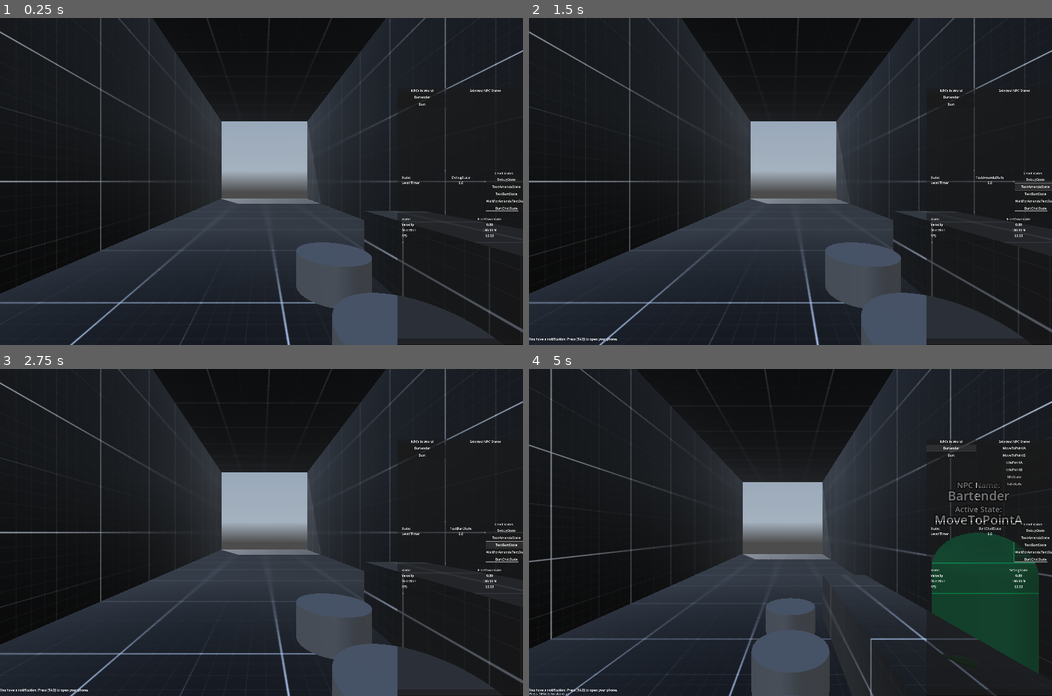
Above: before the commit, frames 1-4 (two rows, left to right).
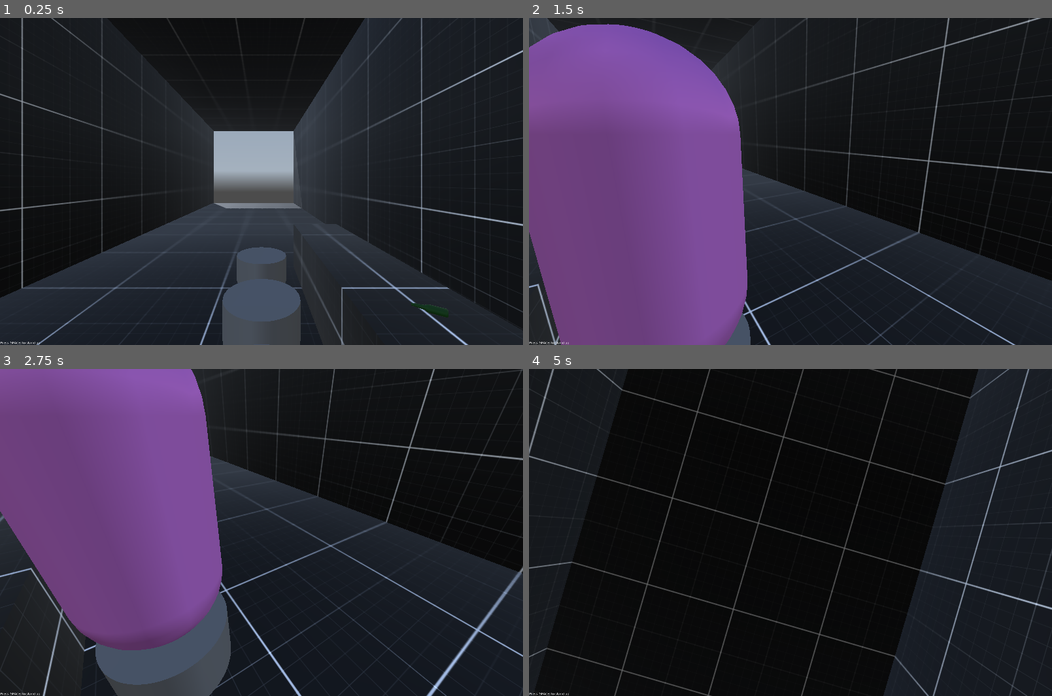
Above: after the commit, the same moments.

Repository: LucasMc17/One-Man-s-Trash
Game: Godot game, scene res://levels/level_01/root.tscn
Same seed, same stepped clock (60 frames per second), same inputs: the game is played once before the commit and once after it. A sky picture missing from this copy of the repository is replaced by a grey-blue gradient.
Inputs (mouse positions are in pixels of both pictures, inside the frame that each line leads up to):
- Up to frame 1 (0.25 s): no input
- Up to frame 2 (1.5 s): click (1036, 178) at 0.5 s, where only the run before the commit has a clickable "DebugState"; click (1036, 188) at 1.25 s, where only the run before the commit has a clickable "TextAmandaState"
- Up to frame 3 (2.75 s): click (507, 545) at 2 s, where only the run before the commit has a clickable "TextBartState"
- Up to frame 4 (5 s): click (1036, 552) at 2.75 s, where only the run before the commit has a clickable "WaitForAmandaTextState"; click (1036, 558) at 3.5 s, where only the run before the commit has a clickable "BartChatState"; click (952, 447) at 4.25 s, where only the run before the commit has a clickable "Bartender"

The runs differ from the first frame. In frame 1, 17% of the frame differs, in the area x 0-100%, y 0-100%; in frame 2, 56%; in frame 3, 57%; in frame 4, 52%.

Commit message:
first few beats of level

Diff:
--- a/globals/events.gd
+++ b/globals/events.gd
@@ -9,3 +9,9 @@
 
 ## Signal fired when the current level is loaded completely
 signal level_loaded()
+
+## Signal fired when a player's conversation is ended
+signal conversation_ended(npc : NPC)
+
+## Signal fired when a player's text conversation ends
+signal texting_ended(contact : TextContact)
--- a/globals/global_node.tscn
+++ b/globals/global_node.tscn
@@ -12,4 +12,4 @@
 
 [node name="Debug" type="Node" parent="."]
 script = ExtResource("2_u1vfw")
-debug_override = "ON"
+debug_override = "OFF"
--- a/levels/level_01/root.tscn
+++ b/levels/level_01/root.tscn
@@ -12,6 +12,7 @@
 [ext_resource type="Script" uid="uid://dvwhpd62w54hn" path="res://levels/states/level_texting_state.gd" id="10_06tnj"]
 [ext_resource type="Resource" uid="uid://dv8ce25mon2xc" path="res://assets/resources/contacts/amanda_contact.tres" id="11_v74tu"]
 [ext_resource type="Resource" uid="uid://dq4emaufqar8g" path="res://assets/resources/text_messages/amanda_texts_01.tres" id="12_e1ace"]
+[ext_resource type="Script" uid="uid://d0jnhn152jsa0" path="res://levels/level_01/states/wait_for_amanda_text_state.gd" id="13_dv2dd"]
 [ext_resource type="Resource" uid="uid://ddfh7v57htm4s" path="res://assets/resources/contacts/bart_contact.tres" id="13_xjxtq"]
 [ext_resource type="Script" uid="uid://6ijnyw0ae7iu" path="res://levels/level_01/states/bart_chat_state.gd" id="14_dv2dd"]
 [ext_resource type="Resource" uid="uid://b28n4idy1lf3m" path="res://assets/resources/text_messages/bart_texts_01.tres" id="14_x43fk"]
@@ -20,10 +21,10 @@
 
 [sub_resource type="Curve3D" id="Curve3D_dv2dd"]
 _data = {
-"points": PackedVector3Array(0, 0, 0, 0, 0, 0, 0, 0, 0, 0, 0, 0, 0, 0, 0, 0, 0, 6, 0, 0, 0, 0, 0, 0, 3, 0, 9, 0, 0, 0, 0, 0, 0, 3, 0, 15),
-"tilts": PackedFloat32Array(0, 0, 0, 0)
+"points": PackedVector3Array(0, 0, 0, 0, 0, 0, 0, 0, 6, 0, 0, 0, 0, 0, 0, 3, 0, 9, 0, 0, 0, 0, 0, 0, 3, 0, 15),
+"tilts": PackedFloat32Array(0, 0, 0)
 }
-point_count = 4
+point_count = 3
 
 [node name="Node3D" type="Node3D"]
 script = ExtResource("1_06tnj")
@@ -84,33 +85,41 @@
 [node name="StateMachine" type="Node" parent="." node_paths=PackedStringArray("CURRENT_STATE")]
 unique_name_in_owner = true
 script = ExtResource("7_e1ace")
-CURRENT_STATE = NodePath("DebugState")
+CURRENT_STATE = NodePath("BartChat")
 metadata/_custom_type_script = "uid://cau1wg8ulku16"
 
 [node name="DebugState" type="Node" parent="StateMachine"]
 script = ExtResource("8_34nx1")
 metadata/_custom_type_script = "uid://cl72tt8fe8l65"
 
-[node name="TextAmandaState" type="Node" parent="StateMachine"]
+[node name="TextAmandaState" type="Node" parent="StateMachine" node_paths=PackedStringArray("NEXT_STATE")]
 script = ExtResource("10_06tnj")
 CONTACT = ExtResource("11_v74tu")
 NEW_EXCHANGE = ExtResource("12_e1ace")
+NEXT_STATE = NodePath("../WaitForBartText")
 metadata/_custom_type_script = "uid://dvwhpd62w54hn"
 
-[node name="TextBartState" type="Node" parent="StateMachine"]
+[node name="TextBartState" type="Node" parent="StateMachine" node_paths=PackedStringArray("NEXT_STATE")]
 script = ExtResource("10_06tnj")
 CONTACT = ExtResource("13_xjxtq")
 NEW_EXCHANGE = ExtResource("14_x43fk")
+NEXT_STATE = NodePath("../DebugState")
 metadata/_custom_type_script = "uid://dvwhpd62w54hn"
 
-[node name="WaitForAmandaTextState" type="Node" parent="StateMachine" node_paths=PackedStringArray("TIMER", "NEXT_STATE")]
-script = ExtResource("15_x43fk")
+[node name="WaitForAmandaText" type="Node" parent="StateMachine" node_paths=PackedStringArray("TIMER", "NEXT_STATE")]
+script = ExtResource("13_dv2dd")
 TIMER = NodePath("../../LevelTimer")
 NEXT_STATE = NodePath("../TextAmandaState")
 metadata/_custom_type_script = "uid://daxt11k50236q"
 
-[node name="BartChatState" type="Node" parent="StateMachine"]
+[node name="BartChat" type="Node" parent="StateMachine"]
 script = ExtResource("14_dv2dd")
+
+[node name="WaitForBartText" type="Node" parent="StateMachine" node_paths=PackedStringArray("TIMER", "NEXT_STATE")]
+script = ExtResource("15_x43fk")
+TIMER = NodePath("../../LevelTimer")
+NEXT_STATE = NodePath("../TextBartState")
+metadata/_custom_type_script = "uid://daxt11k50236q"
 
 [node name="LevelTimer" type="Timer" parent="."]
 
--- a/levels/level_01/states/bart_chat_state.gd
+++ b/levels/level_01/states/bart_chat_state.gd
@@ -1,6 +1,7 @@
 extends LevelState
 
 func enter(previous_state, ext):
+	Events.conversation_ended.connect(_on_conversation_ended)
 	super(previous_state, ext)
 	var bart = Global.NPCS.Bart
 	var player_chair = Global.IMPORTANT_SCENES.PlayerChair
@@ -9,3 +10,12 @@
 	Global.PLAYER.global_position = player_chair.SIT_MARKER.global_position
 	Global.PLAYER.current_state.transition('SittingState', { "seat": player_chair })
 	bart.current_state.transition('SittingState', { "seat": bart_chair })
+
+func exit():
+	super()
+	Events.conversation_ended.disconnect(_on_conversation_ended)
+
+func _on_conversation_ended(npc : NPC):
+	if npc == Global.NPCS.Bart:
+		Global.log('bart chat ended')
+		transition('WaitForAmandaText')
--- /dev/null
+++ b/levels/level_01/states/wait_for_amanda_text_state.gd
@@ -0,0 +1,5 @@
+extends LevelWaitState
+
+func enter(previous_state, ext):
+	super(previous_state, ext)
+	Global.NPCS.Bart.current_state.transition('GoToBathroom')
--- a/levels/states/level_texting_state.gd
+++ b/levels/states/level_texting_state.gd
@@ -2,7 +2,16 @@
 
 @export var CONTACT : TextContact
 @export var NEW_EXCHANGE : MessageList
+@export var NEXT_STATE : LevelState
 
 func enter(previous_state, ext):
 	super(previous_state, ext)
 	Events.text_received.emit(CONTACT, NEW_EXCHANGE)
+	Events.texting_ended.connect(_on_texting_ended)
+
+func exit():
+	Events.texting_ended.disconnect(_on_texting_ended)
+
+func _on_texting_ended(contact : TextContact):
+	if contact == CONTACT:
+		transition(NEXT_STATE.name)
--- a/levels/states/level_wait_state.gd
+++ b/levels/states/level_wait_state.gd
@@ -5,16 +5,18 @@
 @export var NEXT_STATE : LevelState
 @export var NEXT_STATE_EXTENSION := {}
 
-func _ready():
-	TIMER.timeout.connect(_on_timer_timeout)
-
 func enter(previous_state, ext):
 	super(previous_state, ext)
-	TIMER.wait_time = WAIT_TIME
+	TIMER.timeout.connect(_on_timer_timeout)
+	if Global.Debug.skip_wait_times:
+		TIMER.wait_time = 0.1
+	else:
+		TIMER.wait_time = WAIT_TIME
 	TIMER.start()
 
 func exit():
 	TIMER.stop()
+	TIMER.timeout.disconnect(_on_timer_timeout)
 
 func _on_timer_timeout():
 	transition(NEXT_STATE.name, NEXT_STATE_EXTENSION)
--- a/scenes/player/phone/phone_states/phone_chat_state.gd
+++ b/scenes/player/phone/phone_states/phone_chat_state.gd
@@ -95,6 +95,7 @@
 		SCREEN.activate_draft()
 
 func end_conversation():
+	Events.texting_ended.emit(CONTACT)
 	SCREEN.ACTIVE = false
 	Global.PLAYER.STATE_MACHINE.unlock()
 	Global.PLAYER_PHONE.STATE_MACHINE.unlock()
--- a/scenes/player/player.gd
+++ b/scenes/player/player.gd
@@ -90,6 +90,7 @@
 	_tilt_input = 0.0
 
 func exit_dialogue():
+	Events.conversation_ended.emit(talking_to)
 	if talking_to:
 		if talking_to.current_state is NPCTalkState:
 			talking_to.current_state.return_to_last_state()
Not shown: 1 places in levels/level_01/root.tscn that only renumber resources
Not shown, added: levels/level_01/states/wait_for_amanda_text_state.gd.uid
